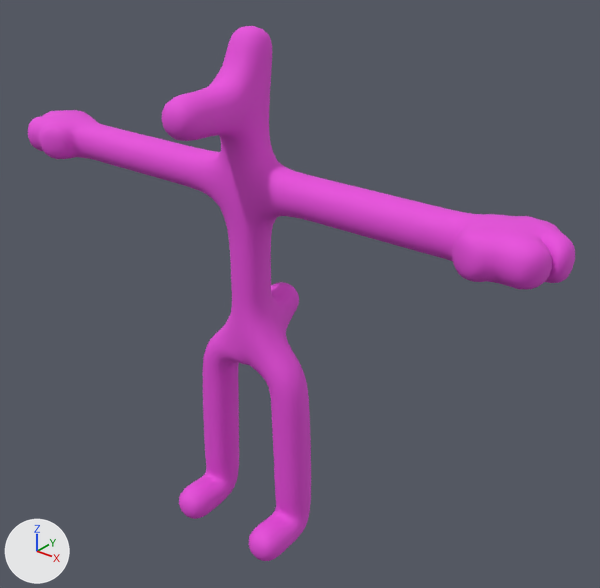
An edit to the Blender file models/player/player.blend, drawn before and after from the same camera.
The view is the same before and after, from a camera (50 mm lens) standing at (1.516, -1.663, 1.919) and looking at (0.129, 0.071, 0.844). Lighting does not change. The marker at lower left points along +X, +Y and +Z. The older version comes first.

Before the edit, the objects in view are built like this:
```python
me_cube_002 = bpy.data.meshes.new('Cube.002')
me_cube_002.from_pydata(...)  # 24 vertices, 0 faces, 23 loose edges; spans x -3.77..0.0, y -1.16..0.78, z -3.3..2.89
me_cube_002.materials.append(mat_m_body)  # pink #e743db
# before: 2 (-0.57, 0.0, -1.16)
# before: 5 (-0.63, -0.01, -3.3), 10 (-0.63, -0.79, -3.3)
# before: 14 (0.0, 0.14, 2.89)
# before: 23 (0.0, 0.78, -0.38)
ob_cube = bpy.data.objects.new('Cube', me_cube_002)
ob_cube.location = (0.0, 0.0, 0.884)
ob_cube.scale = (0.251, 0.251, 0.251)
_m = ob_cube.modifiers.new('Mirror', 'MIRROR')
_m.merge_threshold = 0.1
_m = ob_cube.modifiers.new('Skin', 'SKIN')
_m.use_smooth_shade = True
_m = ob_cube.modifiers.new('Subdivision', 'SUBSURF')
_m.levels = 2
```
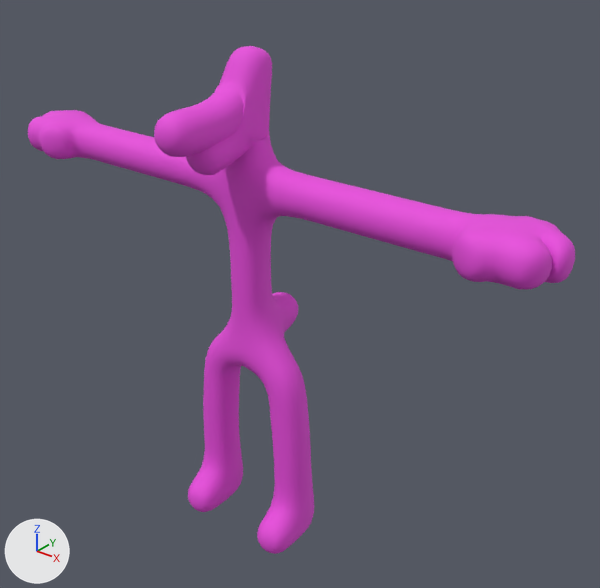
What the commit changed:
me_cube_002 is used by ob_cube; location (0.0, 0.0, 0.884); scale (0.251, 0.251, 0.251).
Verts and faces of me_cube_002; kept vertices keep their numbers, new ones are numbered from 24.
me_cube_002 had 24 vertices, 0 faces, 23 loose edges and spanned x -3.77..0.0, y -1.16..0.78, z -3.3..2.89.
me_cube_002 now has 30 vertices, 0 faces, 29 loose edges and spans x -3.77..0.0, y -1.27..0.78, z -3.3..2.68.
Part 1, on me_cube_002:
1 vertex is removed from x 0.0, y -1.16, z 2.08.
2 loose edges are deleted.
6 vertices are added at (0.0, -0.49, 1.94), (0.0, -0.32, 1.73), (0.0, -0.53, 1.69), (0.0, -1.27, 1.94), (0.0, -0.85, 1.6), (0.0, 0.0, 1.49).
7 loose edges are added.
Part 2, on me_cube_002:
Vertex 2 moves to (-0.53, 0.0, -1.18).
Part 3, on me_cube_002:
Vertex 5 moves to (-0.63, 0.11, -3.3).
Vertex 10 moves to (-0.63, -0.62, -3.3).
New vertex 30 is at (-0.63, 0.38, -3.3).
New loose edges: (5, 30).
Part 4, on me_cube_002:
Vertex 14 moves to (0.0, 0.14, 2.68).
Part 5, on me_cube_002:
Vertex 23 moves to (0.0, 0.78, -0.57).

Pixel boxes (x1, y1, x2, y2) of what changed, in the pictures (600 x 588 px):
'Cube', reshaped: before (28, 26, 575, 561); after (28, 46, 575, 554)
